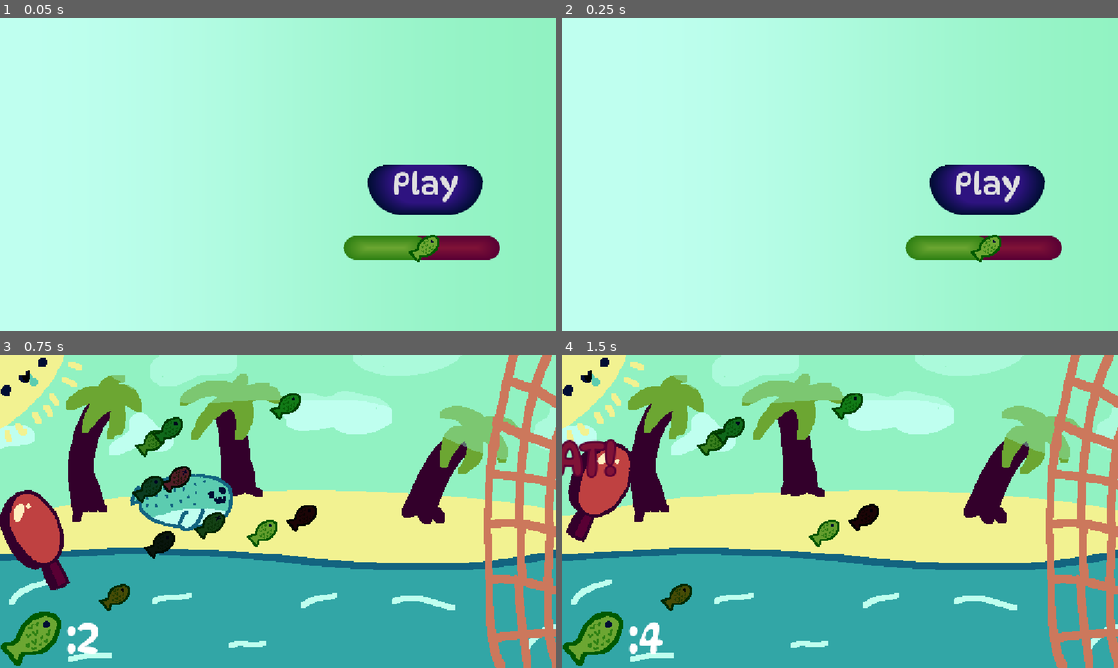
Above: before the commit, frames 1-4 (two rows, left to right).
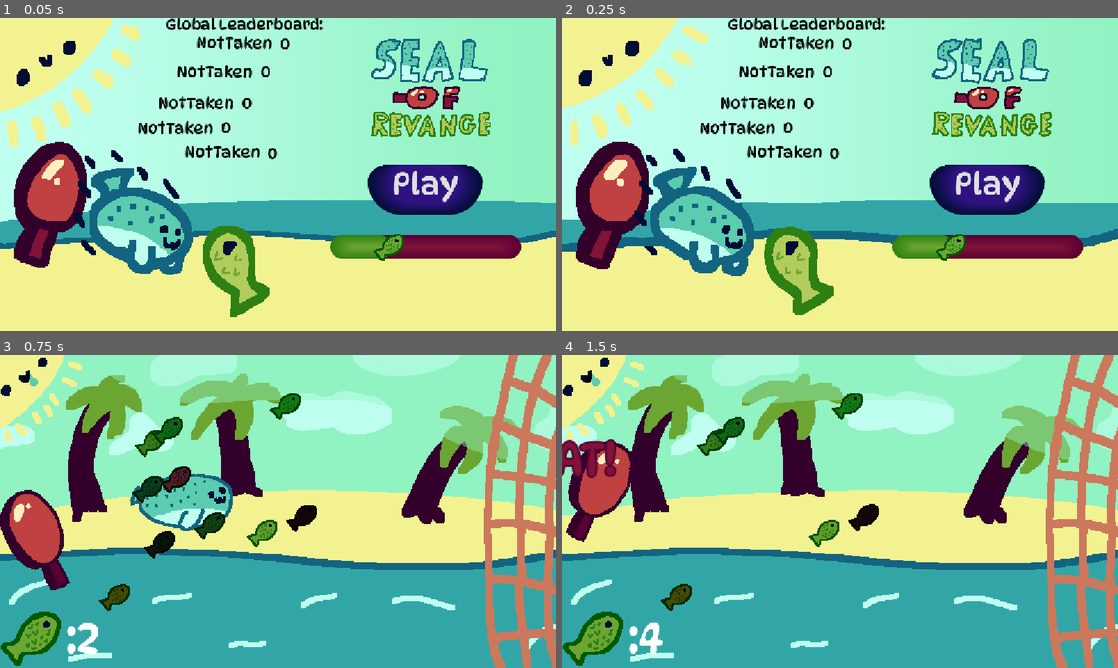
Above: after the commit, the same moments.

Repository: Olafopodloga12/gra-haven
Game: Godot game, scene res://menu.tscn
The game is run twice, just before and just after one commit, with the same random seed, the same clock (stepped at 60 frames per second) and the same inputs. This scene is started directly instead of the project's main scene.
Inputs (mouse positions are in pixels of both pictures, inside the frame that each line leads up to):
- Up to frame 1 (0.05 s): no input
- Up to frame 2 (0.25 s): no input
- Up to frame 3 (0.75 s): click "Play" at 0.5 s
- Up to frame 4 (1.5 s): move the mouse to (962, 495) at 1.27 s; click (962, 495) at 1.35 s

The runs differ from the first frame. In frame 1, 52% of the frame differs, in the area x 0-100%, y 0-100%; in frame 2, 52%; in frame 3, nothing differs; in frame 4, nothing differs.

Commit message:
leaderboard wyświetlanie dziaua

Diff:
--- a/Highscore.gd
+++ b/Highscore.gd
@@ -6,7 +6,7 @@
 const GET_URL = "https://godot.host736196.xce.pl/gra1miejsceheavenclub/get"
 const API_KEY = "8c4e64d90b67bd156f316e7a0394c615"
 const GAME_SLUG = "gra1miejsceheavenclub"
-var player_name
+var player_name = ""
 
 # Sygnały dla łatwej obsługi w UI
 signal score_submitted(result)
@@ -45,7 +45,7 @@
 		emit_signal("request_failed", "Nie udało się nawiązać połączenia HTTP.")
 
 # POBIERANIE WYNIKÓW (Wywołanie: Highscore.get_leaderboard(20))
-func get_leaderboard(limit: int = 50) -> void:
+func get_leaderboard(limit: int = 5) -> void:
 	var http = HTTPRequest.new()
 	add_child(http)
 	http.request_completed.connect(func(result, response_code, headers, body):
--- a/line_edit.gd
+++ b/line_edit.gd
@@ -2,6 +2,7 @@
 
 func _ready():
 	text_changed.connect(check_name)
+	AudioServer.set_bus_volume_db(0, linear_to_db(0.25))
 
 func check_name(new_text):
 	var regex = RegEx.new()
--- a/menu.gd
+++ b/menu.gd
@@ -1,11 +1,22 @@
 extends Node2D
 @onready var bar: HSlider = $HSlider
+@onready var nick1 = $Nick1
+@onready var nick2 = $Nick2
+@onready var nick3 = $Nick3
+@onready var nick4 = $Nick4
+@onready var nick5 = $Nick5
 
 
 func _ready():
 	bar.value = db_to_linear(AudioServer.get_bus_volume_db(0))
-	bar.value = 50
+	bar.value = 25
 	Music.play()
+	var tween = create_tween().set_loops().set_trans(Tween.TRANS_QUART).set_ease(Tween.EASE_OUT_IN)
+	Highscore.leaderboard_received.connect(update_leaderboard)
+	Highscore.get_leaderboard(5)
+
+	tween.tween_property($Logo, "scale", Vector2(1, 1), 1.0)
+	tween.tween_property($Logo, "scale", Vector2(1.3, 1.3), 1.0)
 
 func _on_h_slider_value_changed(value: float) -> void:
 	AudioServer.set_bus_volume_db(0, linear_to_db(bar.value / 100))
@@ -26,3 +37,12 @@
 
 func _on_button_pressed() -> void:
 	get_tree().change_scene_to_file("res://gra.tscn")
+
+func update_leaderboard(scores):
+	var labels = [nick1, nick2, nick3, nick4, nick5]
+
+	for i in range(5):
+		if i < scores.size():
+			labels[i].text = str(i + 1) + ". " + str(scores[i]["player_name"])
+		else:
+			labels[i].text = str(i + 1) + ". ---"
--- a/menu.tscn
+++ b/menu.tscn
@@ -4,8 +4,42 @@
 [ext_resource type="Texture2D" uid="uid://b8oeacdg7fuev" path="res://el of revnge.png" id="1_lti8b"]
 [ext_resource type="Shader" uid="uid://dcoq04lnw5tva" path="res://menu.gdshader" id="2_ouk20"]
 [ext_resource type="Texture2D" uid="uid://dxvvplxsmlxxp" path="res://Paleta.png" id="3_mae5d"]
+[ext_resource type="Texture2D" uid="uid://bliyv5wdvbpjm" path="res://tlo tlo le tlo.png" id="4_ecwwl"]
 [ext_resource type="Texture2D" uid="uid://dskuokgmx2iqc" path="res://zly fih.png" id="5_l48gv"]
 [ext_resource type="AudioStream" uid="uid://crphje4ultf4e" path="res://eu.wav" id="5_ytr4m"]
+
+[sub_resource type="ShaderMaterial" id="ShaderMaterial_y1lwb"]
+shader = ExtResource("2_ouk20")
+shader_parameter/first_color = Color(0.749, 1, 0.937, 1)
+shader_parameter/second_color = Color(0.569, 0.949, 0.761, 1)
+shader_parameter/position = 0.0
+shader_parameter/size = 0.5
+shader_parameter/angle = 0.0
+shader_parameter/balance_speed = 1.0
+shader_parameter/balance_amount = 0.3
+shader_parameter/fade_width = 0.5
+
+[sub_resource type="AtlasTexture" id="AtlasTexture_kk3ma"]
+atlas = ExtResource("4_ecwwl")
+region = Rect2(0, 0, 1152, 648)
+
+[sub_resource type="AtlasTexture" id="AtlasTexture_nrnbx"]
+atlas = ExtResource("4_ecwwl")
+region = Rect2(1152, 0, 1152, 648)
+
+[sub_resource type="SpriteFrames" id="SpriteFrames_fungv"]
+animations = [{
+"frames": [{
+"duration": 1.0,
+"texture": SubResource("AtlasTexture_kk3ma")
+}, {
+"duration": 1.0,
+"texture": SubResource("AtlasTexture_nrnbx")
+}],
+"loop": 1,
+"name": &"default",
+"speed": 5.0
+}]
 
 [sub_resource type="AtlasTexture" id="AtlasTexture_ouk20"]
 atlas = ExtResource("1_lti8b")
@@ -29,17 +63,6 @@
 "speed": 5.0
 }]
 
-[sub_resource type="ShaderMaterial" id="ShaderMaterial_y1lwb"]
-shader = ExtResource("2_ouk20")
-shader_parameter/first_color = Color(0.749, 1, 0.937, 1)
-shader_parameter/second_color = Color(0.569, 0.949, 0.761, 1)
-shader_parameter/position = 0.0
-shader_parameter/size = 0.5
-shader_parameter/angle = 0.0
-shader_parameter/balance_speed = 1.0
-shader_parameter/balance_amount = 0.3
-shader_parameter/fade_width = 0.5
-
 [sub_resource type="StyleBoxFlat" id="StyleBoxFlat_y1lwb"]
 bg_color = Color(0.18039216, 0.07450981, 0.5019608, 1)
 border_width_left = 50
@@ -93,7 +116,6 @@
 bg_color = Color(0.42352942, 0.6509804, 0.19607843, 1)
 border_width_left = 50
 border_width_top = 25
-border_width_right = 50
 border_width_bottom = 25
 border_color = Color(0.18039216, 0.5019608, 0.07450981, 1)
 border_blend = true
@@ -104,32 +126,24 @@
 expand_margin_left = 10.0
 expand_margin_right = 6.0
 
-[sub_resource type="StyleBoxFlat" id="StyleBoxFlat_ecwwl"]
-bg_color = Color(0.42352942, 0.6509804, 0.19607843, 1)
-border_width_left = 50
-border_width_top = 25
-border_width_right = 50
-border_width_bottom = 25
-border_color = Color(0.18039216, 0.5019608, 0.07450981, 1)
-border_blend = true
-corner_radius_top_left = 50
-corner_radius_top_right = 50
-corner_radius_bottom_right = 50
-corner_radius_bottom_left = 50
-expand_margin_left = 10.0
-
 [node name="Node2D" type="Node2D" unique_id=1644793217]
 script = ExtResource("1_4hy44")
-
-[node name="AnimatedSprite2D" type="AnimatedSprite2D" parent="." unique_id=1608318966]
-position = Vector2(180, 130)
-sprite_frames = SubResource("SpriteFrames_y1lwb")
-autoplay = "default"
 
 [node name="ColorRect" type="ColorRect" parent="." unique_id=139620443]
 material = SubResource("ShaderMaterial_y1lwb")
 offset_right = 1152.0
 offset_bottom = 649.0
+
+[node name="AnimatedSprite2D2" type="AnimatedSprite2D" parent="." unique_id=321631562]
+position = Vector2(576, 324)
+sprite_frames = SubResource("SpriteFrames_fungv")
+autoplay = "default"
+frame_progress = 0.49240184
+
+[node name="Logo" type="AnimatedSprite2D" parent="." unique_id=1608318966]
+position = Vector2(892, 146)
+sprite_frames = SubResource("SpriteFrames_y1lwb")
+autoplay = "default"
 
 [node name="Button" type="Button" parent="." unique_id=104238860]
 offset_left = 762.0
@@ -149,23 +163,147 @@
 texture = ExtResource("3_mae5d")
 
 [node name="HSlider" type="HSlider" parent="." unique_id=957819130]
-offset_left = 722.0
-offset_top = 426.0
-offset_right = 1036.0
-offset_bottom = 526.0
+offset_left = 694.0
+offset_top = 399.0
+offset_right = 1080.0
+offset_bottom = 549.0
 theme_override_icons/grabber = ExtResource("5_l48gv")
 theme_override_icons/grabber_highlight = ExtResource("5_l48gv")
 theme_override_icons/grabber_disabled = ExtResource("5_l48gv")
 theme_override_icons/tick = ExtResource("5_l48gv")
 theme_override_styles/slider = SubResource("StyleBoxFlat_fungv")
 theme_override_styles/grabber_area = SubResource("StyleBoxFlat_l48gv")
-theme_override_styles/grabber_area_highlight = SubResource("StyleBoxFlat_ecwwl")
+theme_override_styles/grabber_area_highlight = SubResource("StyleBoxFlat_l48gv")
 
 [node name="Eu" type="AudioStreamPlayer2D" parent="." unique_id=1810533967]
 position = Vector2(1, 0)
 stream = ExtResource("5_ytr4m")
 volume_db = 8.149
 
+[node name="Leaderboard" type="Label" parent="." unique_id=40502924]
+offset_left = 343.0
+offset_top = -6.0
+offset_right = 662.0
+offset_bottom = 117.0
+theme_override_colors/font_color = Color(0, 0, 0, 1)
+theme_override_font_sizes/font_size = 32
+text = "Global Leaderboard:
+"
+horizontal_alignment = 2
+
+[node name="Nick1" type="Label" parent="." unique_id=203823659]
+offset_left = 240.99998
+offset_top = 31.0
+offset_right = 564.1771
+offset_bottom = 112.0
+rotation = 0.005390737
+theme_override_colors/font_color = Color(0, 0, 0, 1)
+theme_override_font_sizes/font_size = 32
+text = "NotTaken
+"
+horizontal_alignment = 2
+
+[node name="Nick2" type="Label" parent="." unique_id=1195093169]
+offset_left = 164.22195
+offset_top = 90.53245
+offset_right = 523.95544
+offset_bottom = 171.53244
+rotation = 0.005390737
+theme_override_colors/font_color = Color(0, 0, 0, 1)
+theme_override_font_sizes/font_size = 32
+text = "NotTaken
+"
+horizontal_alignment = 2
+
+[node name="Nick3" type="Label" parent="." unique_id=1308205390]
+offset_left = 74.61647
+offset_top = 155.25964
+offset_right = 484.95618
+offset_bottom = 236.25964
+rotation = 0.005390737
+theme_override_colors/font_color = Color(0, 0, 0, 1)
+theme_override_font_sizes/font_size = 32
+text = "NotTaken
+"
+horizontal_alignment = 2
+
+[node name="Nick4" type="Label" parent="." unique_id=1592654098]
+offset_left = 95.92418
+offset_top = 207.60605
+offset_right = 442.0011
+offset_bottom = 288.60608
+rotation = 0.005390737
+theme_override_colors/font_color = Color(0, 0, 0, 1)
+theme_override_font_sizes/font_size = 32
+text = "NotTaken"
+horizontal_alignment = 2
+
+[node name="Nick5" type="Label" parent="." unique_id=425713604]
+offset_left = 151.43665
+offset_top = 256.54413
+offset_right = 539.4447
+offset_bottom = 337.54413
+rotation = 0.005390737
+theme_override_colors/font_color = Color(0, 0, 0, 1)
+theme_override_font_sizes/font_size = 32
+text = "NotTaken"
+horizontal_alignment = 2
+
+[node name="score1" type="Label" parent="." unique_id=1067507507]
+offset_left = 580.0
+offset_top = 34.0
+offset_right = 853.0
+offset_bottom = 115.0
+rotation = 0.005390737
+theme_override_colors/font_color = Color(0, 0, 0, 1)
+theme_override_font_sizes/font_size = 32
+text = "0
+"
+
+[node name="score2" type="Label" parent="." unique_id=1723616170]
+offset_left = 539.9542
+offset_top = 92.0
+offset_right = 812.9542
+offset_bottom = 173.0
+rotation = 0.005390737
+theme_override_colors/font_color = Color(0, 0, 0, 1)
+theme_override_font_sizes/font_size = 32
+text = "0
+"
+
+[node name="score3" type="Label" parent="." unique_id=165574808]
+offset_left = 500.95416
+offset_top = 157.0
+offset_right = 773.9541
+offset_bottom = 238.0
+rotation = 0.005390737
+theme_override_colors/font_color = Color(0, 0, 0, 1)
+theme_override_font_sizes/font_size = 32
+text = "0
+"
+
+[node name="score4" type="Label" parent="." unique_id=1689108326]
+offset_left = 458.0
+offset_top = 207.99998
+offset_right = 730.99994
+offset_bottom = 289.0
+rotation = 0.005390737
+theme_override_colors/font_color = Color(0, 0, 0, 1)
+theme_override_font_sizes/font_size = 32
+text = "0
+"
+
+[node name="score5" type="Label" parent="." unique_id=1352755545]
+offset_left = 554.00006
+offset_top = 261.0
+offset_right = 827.00006
+offset_bottom = 342.0
+rotation = 0.005390737
+theme_override_colors/font_color = Color(0, 0, 0, 1)
+theme_override_font_sizes/font_size = 32
+text = "0
+"
+
 [connection signal="pressed" from="Button" to="." method="_on_button_pressed"]
 [connection signal="drag_ended" from="HSlider" to="." method="_on_h_slider_drag_ended"]
 [connection signal="value_changed" from="HSlider" to="." method="_on_h_slider_value_changed"]
--- a/nicknameenter.tscn
+++ b/nicknameenter.tscn
@@ -2,6 +2,7 @@
 
 [ext_resource type="Shader" uid="uid://dcoq04lnw5tva" path="res://menu.gdshader" id="1_kf60q"]
 [ext_resource type="Script" uid="uid://c5adbdo8uwl7n" path="res://line_edit.gd" id="2_3ocf1"]
+[ext_resource type="Texture2D" uid="uid://bliyv5wdvbpjm" path="res://tlo tlo le tlo.png" id="2_4oqtm"]
 
 [sub_resource type="ShaderMaterial" id="ShaderMaterial_4oqtm"]
 shader = ExtResource("1_kf60q")
@@ -13,6 +14,28 @@
 shader_parameter/balance_speed = 1.0
 shader_parameter/balance_amount = 0.3
 shader_parameter/fade_width = 0.5
+
+[sub_resource type="AtlasTexture" id="AtlasTexture_kk3ma"]
+atlas = ExtResource("2_4oqtm")
+region = Rect2(0, 0, 1152, 648)
+
+[sub_resource type="AtlasTexture" id="AtlasTexture_nrnbx"]
+atlas = ExtResource("2_4oqtm")
+region = Rect2(1152, 0, 1152, 648)
+
+[sub_resource type="SpriteFrames" id="SpriteFrames_1n6n0"]
+animations = [{
+"frames": [{
+"duration": 1.0,
+"texture": SubResource("AtlasTexture_kk3ma")
+}, {
+"duration": 1.0,
+"texture": SubResource("AtlasTexture_nrnbx")
+}],
+"loop": 1,
+"name": &"default",
+"speed": 5.0
+}]
 
 [sub_resource type="StyleBoxFlat" id="StyleBoxFlat_3ocf1"]
 bg_color = Color(0.5019608, 0.07450981, 0.21568628, 1)
@@ -108,11 +131,16 @@
 offset_right = 1152.0
 offset_bottom = 649.0
 
+[node name="AnimatedSprite2D2" type="AnimatedSprite2D" parent="." unique_id=424389586]
+position = Vector2(576, 324)
+sprite_frames = SubResource("SpriteFrames_1n6n0")
+autoplay = "default"
+
 [node name="LineEdit" type="LineEdit" parent="." unique_id=319835565]
-offset_left = 245.0
-offset_top = 222.0
-offset_right = 929.0
-offset_bottom = 385.0
+offset_left = 403.0
+offset_top = 237.0
+offset_right = 1087.0
+offset_bottom = 400.0
 theme_override_font_sizes/font_size = 64
 theme_override_styles/normal = SubResource("StyleBoxFlat_3ocf1")
 theme_override_styles/read_only = SubResource("StyleBoxFlat_4oqtm")
@@ -122,20 +150,11 @@
 max_length = 15
 script = ExtResource("2_3ocf1")
 
-[node name="Label" type="Label" parent="." unique_id=1989837768]
-offset_left = 28.0
-offset_top = 75.0
-offset_right = 1209.0
-offset_bottom = 226.0
-theme_override_colors/font_color = Color(0, 0, 0, 1)
-theme_override_font_sizes/font_size = 60
-text = "Type ur nick and press enter to start"
-
 [node name="Button" type="Button" parent="." unique_id=1965150773]
-offset_left = 370.0
-offset_top = 406.0
-offset_right = 803.0
-offset_bottom = 528.0
+offset_left = 528.0
+offset_top = 421.0
+offset_right = 961.0
+offset_bottom = 543.0
 theme_override_font_sizes/font_size = 64
 theme_override_styles/normal = SubResource("StyleBoxFlat_1n6n0")
 theme_override_styles/pressed = SubResource("StyleBoxFlat_x77h0")
@@ -143,4 +162,14 @@
 theme_override_styles/disabled = SubResource("StyleBoxFlat_kf60q")
 text = "Enter"
 
+[node name="Label" type="Label" parent="." unique_id=1989837768]
+offset_left = 372.0
+offset_top = 26.0
+offset_right = 1218.0
+offset_bottom = 300.0
+theme_override_colors/font_color = Color(0, 0, 0, 1)
+theme_override_font_sizes/font_size = 60
+text = "Type ur nick and press enter to start"
+autowrap_mode = 2
+
 [connection signal="pressed" from="Button" to="LineEdit" method="_on_button_pressed"]
Not shown, added: pluh 67 67.png.import
Not shown, added: plz.png.import
Not shown, added: tlo tlo le tlo.png.import
